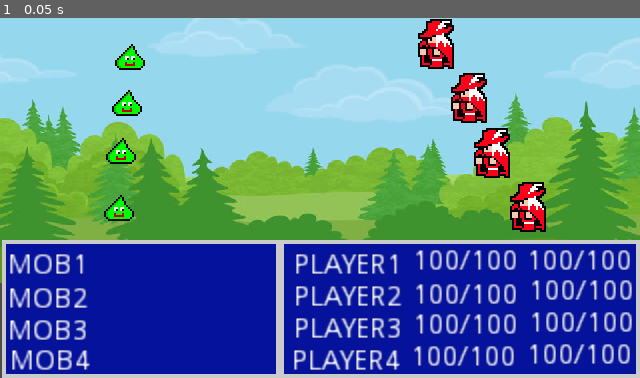
Above: before the commit, frame 1.
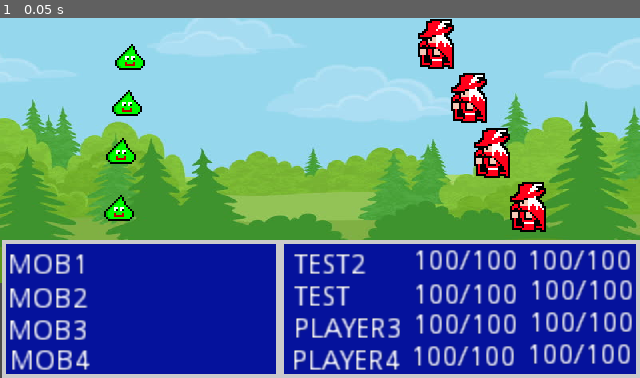
Above: after the commit, the same moment.

Repository: codingcurtis42/Godot_testing
Game: Godot game, scene res://Battle.tscn
The game is run twice, just before and just after one commit, with the same random seed, the same clock (stepped at 60 frames per second) and the same inputs. This scene is started directly instead of the project's main scene.
Inputs:
- Up to frame 1 (0.05 s): no input

The runs differ from the first frame. In frame 1, 1.1% of the frame differs, in the area x 45-63%, y 65-80%.
Error before the commit: Parse Error: Error parsing expression, misplaced: Built-In Func (res://Battle.gd:13)

Commit message:
add ability to import global variables

Diff:
--- a/Battle.gd
+++ b/Battle.gd
@@ -2,12 +2,11 @@
 
 var p1namelabel
 var p2namelabel
-onready var Player_vars = get_node("/root/GlobalVaribles")
 
-# Called when the node enters the scene tree for the first time.
 func _ready():
 	p2namelabel = get_node("Panel/Label2")
 	p2namelabel.text = String('test')
 	p1namelabel = get_node("Panel/Label")
 
-	print Player_vars.p1name
+	var Player_vars = get_node("/root/GlobalVaribles")
+	p1namelabel.text = String(Player_vars.p1name)
--- a/Characters/Slime.gd
+++ b/Characters/Slime.gd
@@ -6,6 +6,4 @@
 
 
 func _ready():
-	curHP = 10
-	maxHP = 10
-	damage = 1
+	pass
--- a/GlobalVaribles.gd
+++ b/GlobalVaribles.gd
@@ -1,4 +1,4 @@
-extends Node2D
+extends Node
 
 # Player Variables
 var curHP : int = 10
@@ -9,8 +9,8 @@
 var curXP : int = 0
 var xpToNextLevelocity : int = 50
 var xpToLevelocityIncreaseRate : int = 1.2
-var p1name
+var p1name = 'test2'
 
 
 func _ready():
-	p1name = 'test2'
+	pass
--- a/GlobalVaribles.tscn
+++ b/GlobalVaribles.tscn
@@ -2,5 +2,5 @@
 
 [ext_resource path="res://GlobalVaribles.gd" type="Script" id=1]
 
-[node name="GlobalVaribles" type="Node2D"]
+[node name="GlobalVaribles" type="Node"]
 script = ExtResource( 1 )
--- a/Player.gd
+++ b/Player.gd
@@ -10,10 +10,10 @@
 
 func _ready():
 	screen_size = get_viewport_rect().size
-	curHP = 20
-	maxHP = 20
-	damage = 2
-	p1name = 'test2'
+	#curHP = 20
+	#maxHP = 20
+	#damage = 2
+	#p1name = 'test2'
 
 func _physics_process(delta):
 
--- a/project.godot
+++ b/project.godot
@@ -20,6 +20,7 @@
 
 [autoload]
 
+GlobalScene="*res://GlobalVaribles.tscn"
 GlobalVaribles="*res://GlobalVaribles.gd"
 
 [display]
